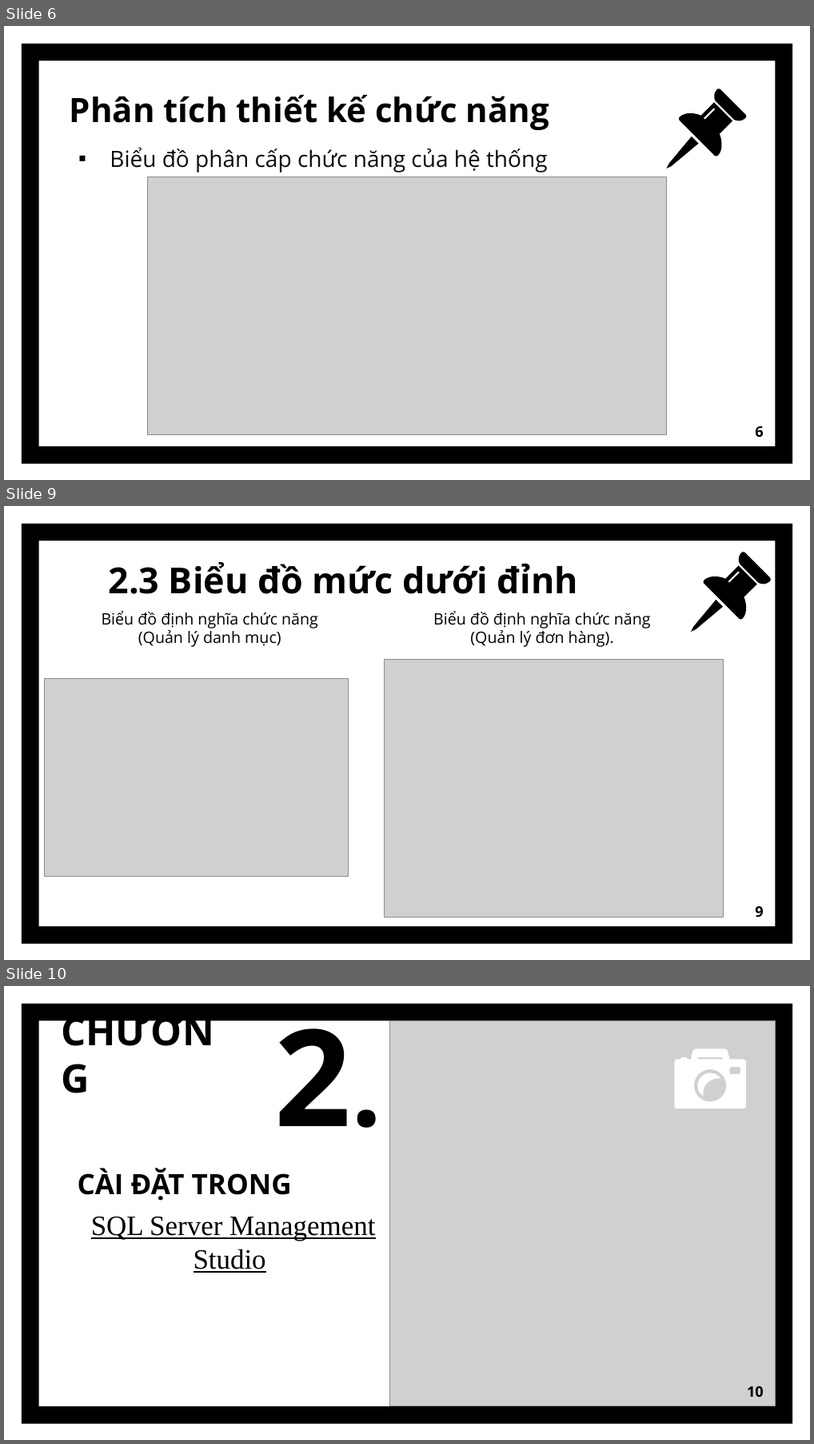
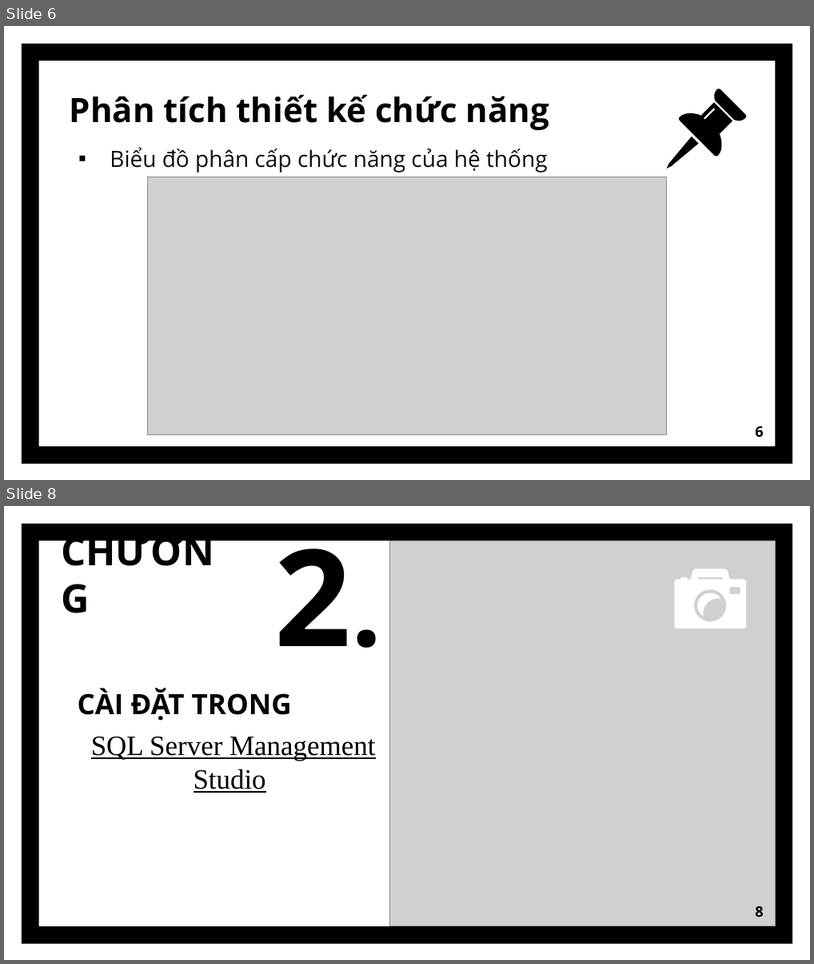
Before and after one commit to LinhChi610/PTLChi.BTL.226, a slide deck: SLIDE-HTQLBHDTDĐ.pptx. Shown one above the other, each under a label of ours: slides 6, 9 and 10 before the commit, slides 6 and 8 after it; the slides between them are not shown. The pictures are 814x1444 and 814x964 pixels, drawn with LibreOffice and Linux fonts; fonts in the diff are those of the drawing; grey boxes stand for pictures. Boxes give left, top, right and bottom in pixels: in the first picture for what was removed or moved away, otherwise in the second. Text is boxed around its words. In the diff, an @@ line names an element or a change of style, - is before the commit and + after.

```diff
--- a/SLIDE-HTQLBHDTDĐ.pptx
+++ b/SLIDE-HTQLBHDTDĐ.pptx
@@ slide 9 removed at bbox=[4, 506, 810, 960], background #FFFFFF; not listed: 1 template element that a slide beside it also shows @@
@@ freeform shape removed at bbox=[739, 552, 772, 584] @@
@@ title removed at bbox=[109, 562, 578, 594] @@
-2.3 Biểu đồ mức dưới đỉnh
@@ freeform shape removed at bbox=[704, 566, 758, 620] @@
@@ freeform shape removed at bbox=[691, 600, 723, 632] @@
@@ text removed at bbox=[102, 611, 318, 647] @@
-Biểu đồ định nghĩa chức năng (Quản lý danh mục)
@@ text removed at bbox=[434, 611, 651, 647] @@
-Biểu đồ định nghĩa chức năng (Quản lý đơn hàng).
@@ picture removed at bbox=[385, 660, 724, 916] @@
@@ picture removed at bbox=[45, 679, 348, 877] @@
@@ page number removed at bbox=[755, 906, 763, 916] @@
-9
@@ what was slide 10 is now slide 8 @@
@@ page number at bbox=[755, 906, 763, 916]: text changed @@
-10
+8
```
Also in this commit, not shown: 1 slide changed, 1 slide added, 2 other slides removed, 1 other file.
